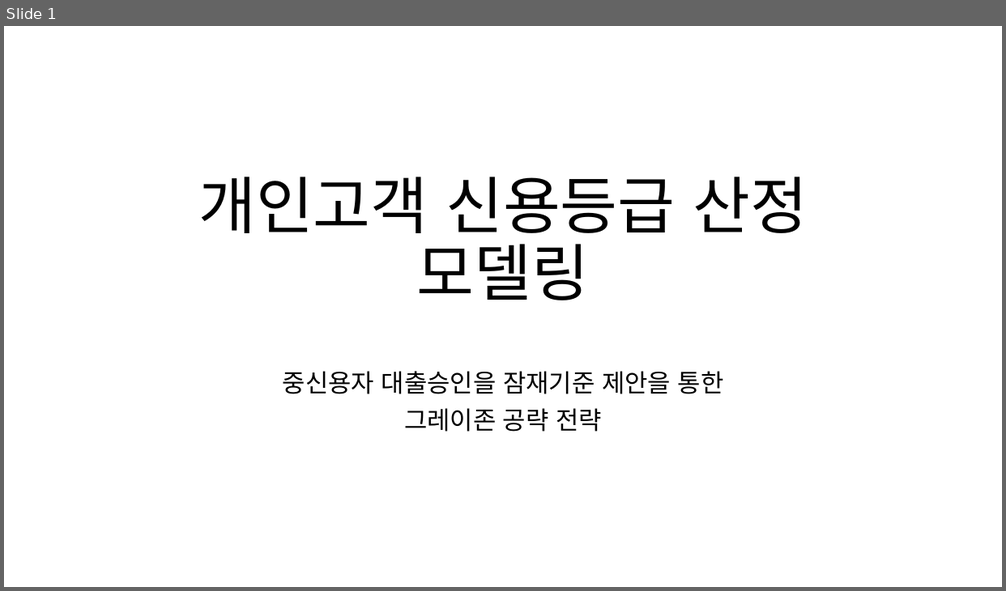
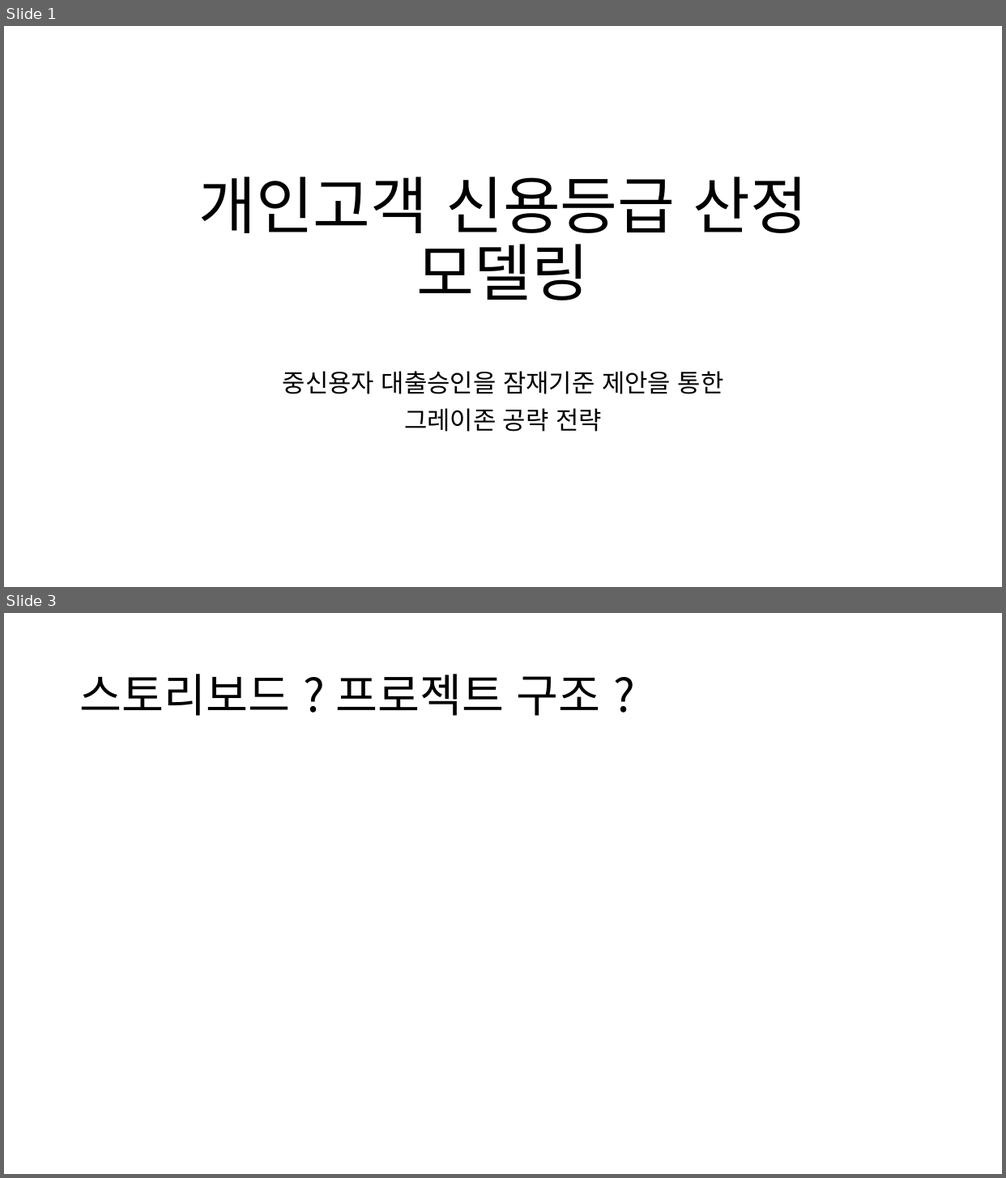
Before and after one commit to HANARONE/dh01, a slide deck: 개인고객 신용등급 산정 모델링.pptx. Shown one above the other, each under a label of ours: slide 1 before the commit, slides 1 and 3 after it; the slides between them are not shown. The pictures are 1006x591 and 1006x1178 pixels, drawn with LibreOffice and Linux fonts; fonts in the diff are those of the drawing. Boxes give left, top, right and bottom in pixels: in the first picture for what was removed or moved away, otherwise in the second. Text is boxed around its words. In the diff, an @@ line names an element or a change of style, - is before the commit and + after.

```diff
--- a/개인고객 신용등급 산정 모델링.pptx
+++ b/개인고객 신용등급 산정 모델링.pptx
@@ slide 3 added at [4, 613, 1002, 1174], background #FFFFFF @@
@@ title added at [80, 674, 601, 716], 44 pt, text #000000 @@
+스토리보드 ? 프로젝트 구조 ?
```
Also in this commit, not shown: 1 slide changed, 5 other slides added, 2 slides removed.
